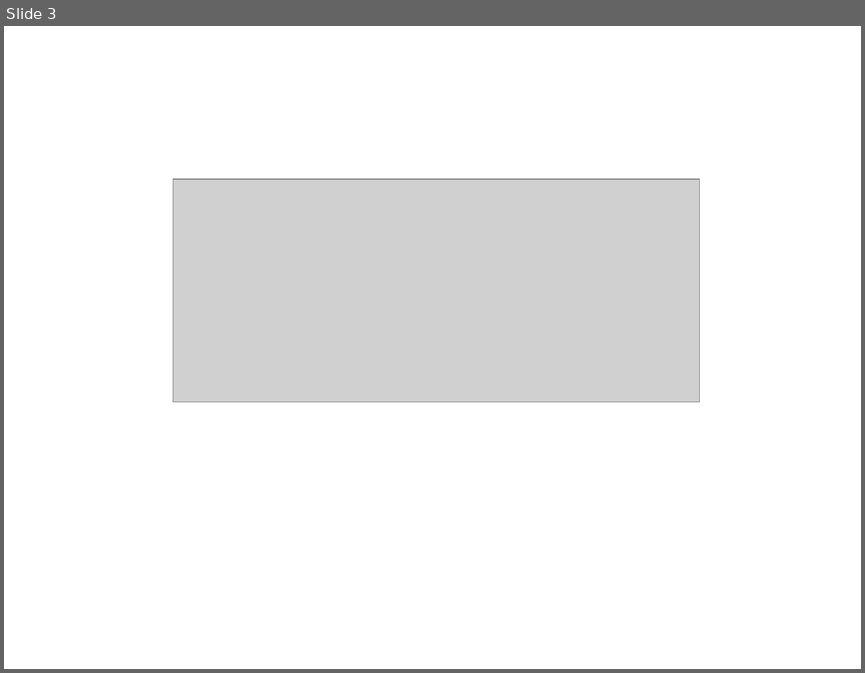
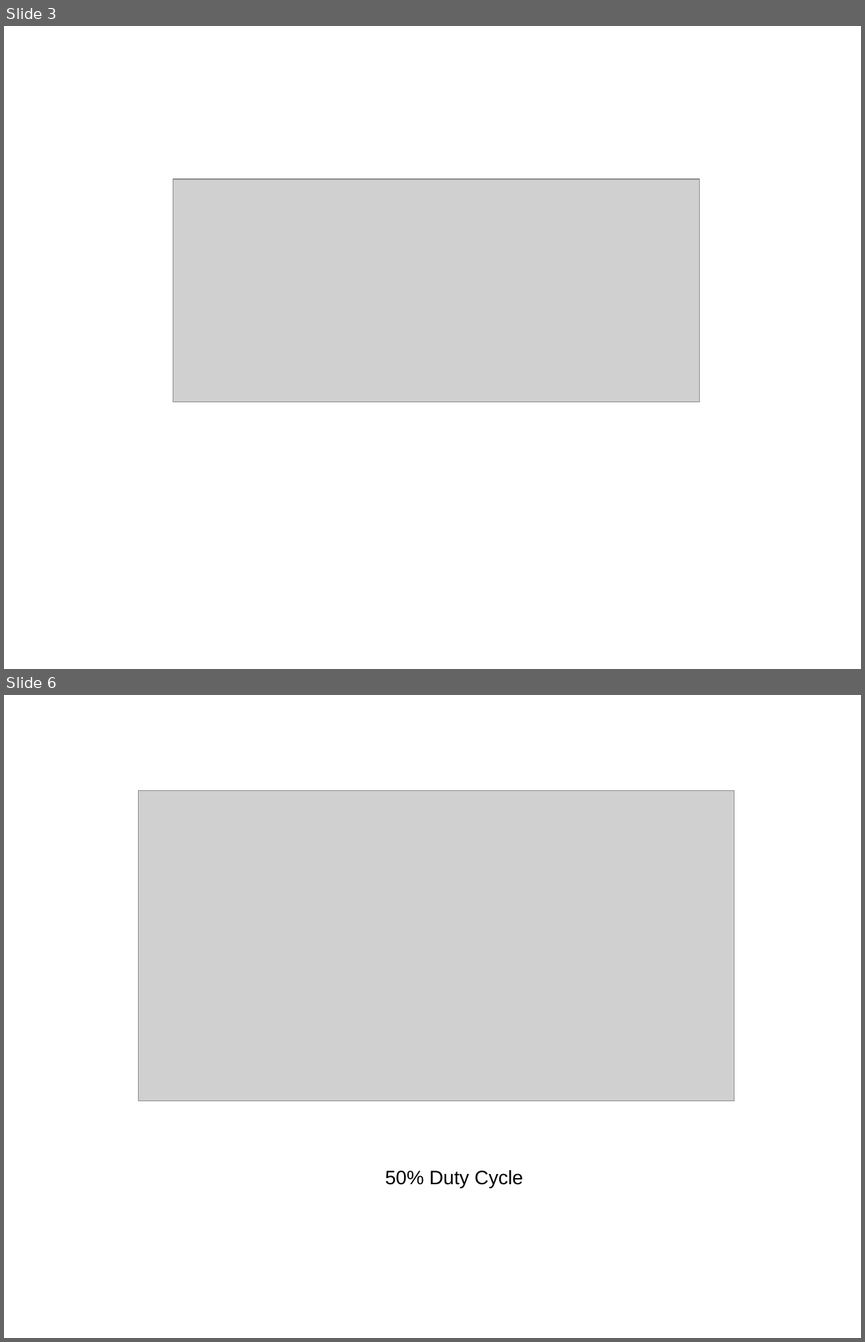
Before and after one commit to develone/EKIS, a slide deck: presentations/PWM & Bare Metal.ppt. Shown one above the other, each under a label of ours: slide 3 before the commit, slides 3 and 6 after it; the slides between them are not shown. The pictures are 865x673 and 865x1342 pixels, drawn with LibreOffice and Linux fonts; fonts in the diff are those of the drawing; grey boxes stand for pictures. Boxes give left, top, right and bottom in pixels: in the first picture for what was removed or moved away, otherwise in the second. Text is boxed around its words. In the diff, an @@ line names an element or a change of style, - is before the commit and + after.

```diff
--- a/presentations/PWM & Bare Metal.ppt
+++ b/presentations/PWM & Bare Metal.ppt
@@ slide 6 added at box(4, 695, 861, 1338), background #FFFFFF @@
@@ picture added at box(139, 791, 735, 1101) @@
@@ text added at box(385, 1170, 523, 1188), 18 pt, text #000000 @@
+50% Duty Cycle
```
Also in this commit, not shown: 4 other slides added, 1 slide removed.
